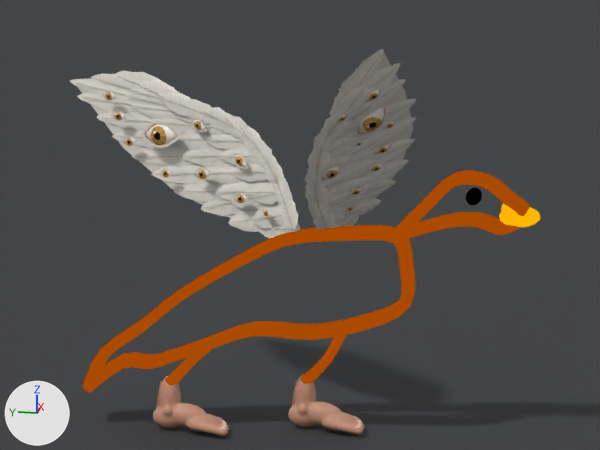
Two versions of the Blender file art/bird/reference-bird.blend, one commit apart.
The view is the same before and after, from the file's camera 'Reference three-quarter camera'. Every picture has the same lights, and +X, +Y and +Z are marked at lower left. The older version comes first.

Before the edit, the objects in view are built like this:
```python
ob_ms_paint_black_eye_dot = bpy.data.objects.new('MS Paint black eye dot', me_sphere)
ob_ms_paint_black_eye_dot.parent = ob_bird_root
ob_ms_paint_black_eye_dot.location = (0.0, -2.2, 3.35)
ob_ms_paint_black_eye_dot.rotation_euler = (0.0, 0.0, -1.571)  # degrees (0, 0, -90)
ob_swept_long_flight_feather_03 = bpy.data.objects.new('swept long flight feather 03', me_swept_long_flight_feather_03_mesh)
ob_swept_long_flight_feather_03.parent = ob_bird_root
ob_swept_long_flight_feather_03.location = (0.0, 0.0, 0.0)
ob_swept_long_flight_feather_03.rotation_euler = (0.0, 0.0, -1.571)  # degrees (0, 0, -90)
ob_swept_long_flight_feather_05 = bpy.data.objects.new('swept long flight feather 05', me_swept_long_flight_feather_05_mesh)
ob_swept_long_flight_feather_05.parent = ob_bird_root
ob_swept_long_flight_feather_05.location = (0.0, 0.0, 0.0)
ob_swept_long_flight_feather_05.rotation_euler = (0.0, 0.0, -1.571)  # degrees (0, 0, -90)
# also in view: 'Hollow orange head brush outline' at (0.0, -2.03, 3.19); 'Right Sculpted human foot' at (0.05, -0.2, 0.37); 'swept long flight feather 08' at (1.6, 2.42, 3.94); 'upright ivory underwing' at (-0.51, -0.76, 4.21); 'swept long flight feather 07' at (1.41, 2.12, 3.79)
```
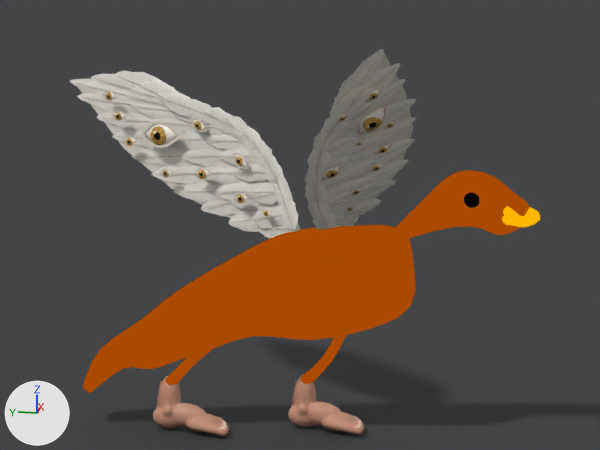
What changed in the scene script:
```text
Add me_solid_orange_head_mesh:
    me_solid_orange_head_mesh.from_pydata(...)  # 72 vertices, 104 faces; spans x 1.15..2.89, y -0.16..0.16, z 2.76..3.61
    me_solid_orange_head_mesh.polygons.foreach_set('use_smooth', [True] * 104)
    me_solid_orange_head_mesh.materials.append(mat_bird_paint)
Add me_solid_orange_body_mesh:
    me_solid_orange_body_mesh.from_pydata(...)  # 102 vertices, 149 faces; spans x -3.0..1.32, y -0.18..0.18, z 0.5..2.8
    me_solid_orange_body_mesh.polygons.foreach_set('use_smooth', [True] * 149)
    me_solid_orange_body_mesh.materials.append(mat_bird_paint)
Change ob_ms_paint_black_eye_dot:
    ob_ms_paint_black_eye_dot.location: (0.0, -2.2, 3.35) -> (-0.178, -2.2, 3.35)
Add ob_solid_orange_head:
    ob_solid_orange_head = bpy.data.objects.new('Solid orange head', me_solid_orange_head_mesh)
    ob_solid_orange_head.parent = ob_bird_root
    ob_solid_orange_head.location = (0.0, 0.0, 0.0)
    ob_solid_orange_head.rotation_euler = (0.0, 0.0, -1.571)  # degrees (0, 0, -90)
Add ob_solid_orange_body:
    ob_solid_orange_body = bpy.data.objects.new('Solid orange body', me_solid_orange_body_mesh)
    ob_solid_orange_body.parent = ob_bird_root
    ob_solid_orange_body.location = (0.0, 0.0, 0.0)
    ob_solid_orange_body.rotation_euler = (0.0, 0.0, -1.571)  # degrees (0, 0, -90)
```

Changed parts and their boxes [x1, y1, x2, y2] in the pictures (600 x 450 px):
'Solid orange body', added (brown)
    after: [96, 240, 402, 376]
'Solid orange head', added (brown)
    after: [407, 184, 507, 232]
'MS Paint black eye dot', moved
    before: [466, 188, 482, 205]
    after: [464, 192, 479, 208]
